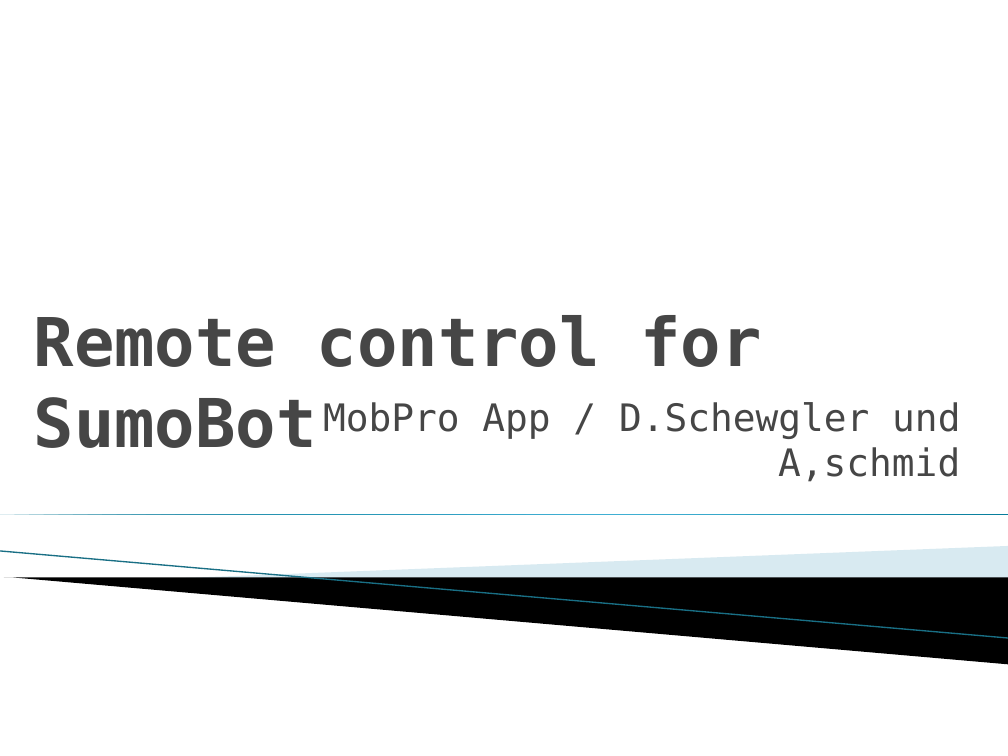
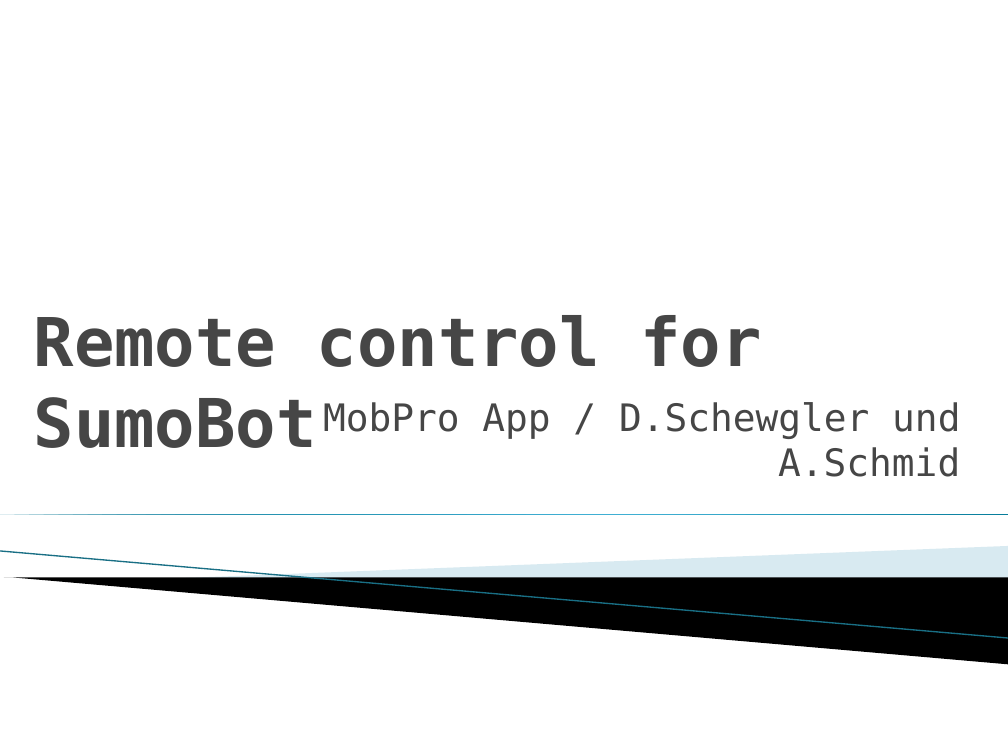
Before and after one commit to AlexFireBirds/SumoRemoteControl, a slide deck: slide 1 of Praesentation.pptx. Drawn at 1008x756 pixels with LibreOffice and Linux fonts; fonts in the diff are those of the drawing; background and template pictures are left out. Boxes give left, top, right and bottom in pixels: in the first picture for what was removed or moved away, otherwise in the second. Text is boxed around its words. In the diff, an @@ line names an element or a change of style, - is before the commit and + after.

```diff
--- a/Praesentation.pptx
+++ b/Praesentation.pptx
@@ subtitle at bbox=[323, 402, 960, 477]: text changed @@
-MobPro App / D.Schewgler und A,schmid
+MobPro App / D.Schewgler und A.Schmid
```
Also in this commit, not shown: 1 other slide changed, 1 slide added, 7 other files.
